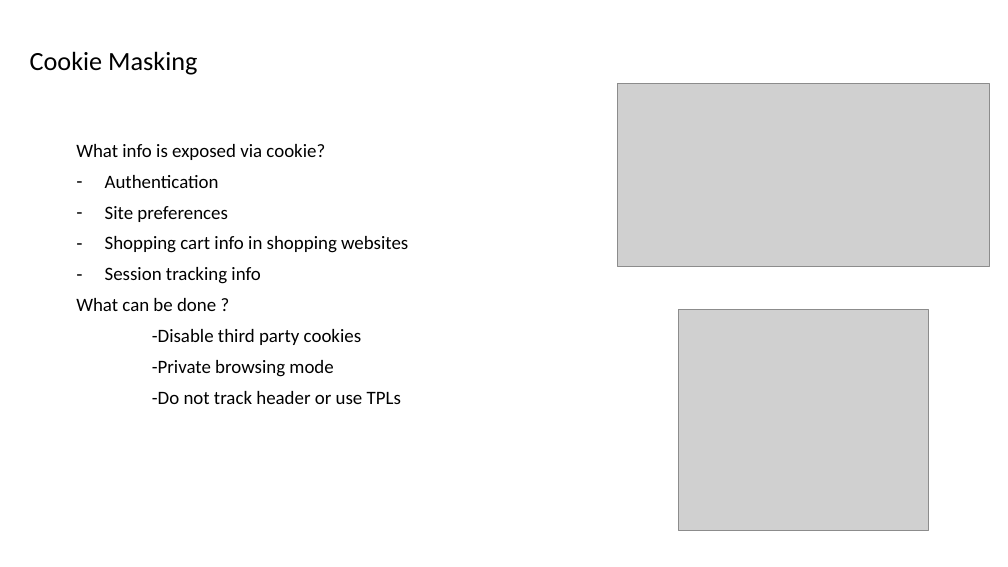
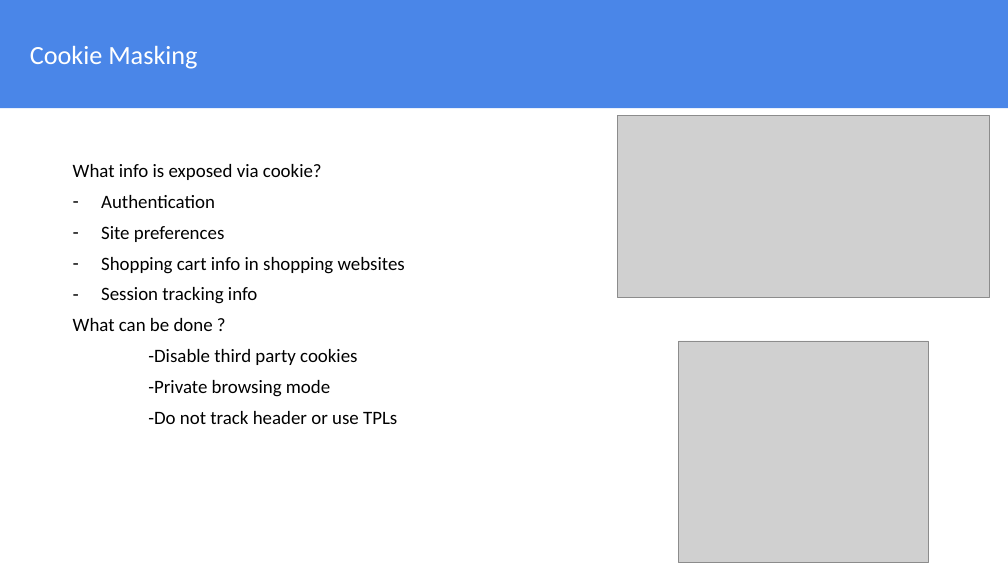
Before and after one commit to JayLohokare/who-am-I, a slide deck: slide 10 of Who am I.pptx. Drawn at 1008x567 pixels with LibreOffice and Linux fonts; fonts in the diff are those of the drawing; grey boxes stand for pictures. Boxes give left, top, right and bottom in pixels: in the first picture for what was removed or moved away, otherwise in the second. Text is boxed around its words. In the diff, an @@ line names an element or a change of style, - is before the commit and + after.

```diff
--- a/Who am I.pptx
+++ b/Who am I.pptx
@@ rectangle added at <box>0,0,1008,108</box>, fill #4A86E8 @@
@@ text "Cookie Masking" at <box>30,46,197,69</box>: text colour #000000 to #FFFFFF @@
@@ picture: place and size @@
-picture at <box>618,84,990,266</box>
+picture at <box>618,115,990,297</box>
@@ subtitle "What info is exposed via ...": place and size @@
-subtitle "What info is exposed via ..." at <box>76,144,408,404</box>
+subtitle "What info is exposed via ..." at <box>73,164,405,424</box>
@@ subtitle at <box>73,164,405,304</box>: less space between paragraphs @@
@@ picture: place and size @@
-picture at <box>679,309,929,531</box>
+picture at <box>679,341,929,563</box>
```
Also in this commit, not shown: 19 other slides changed.
